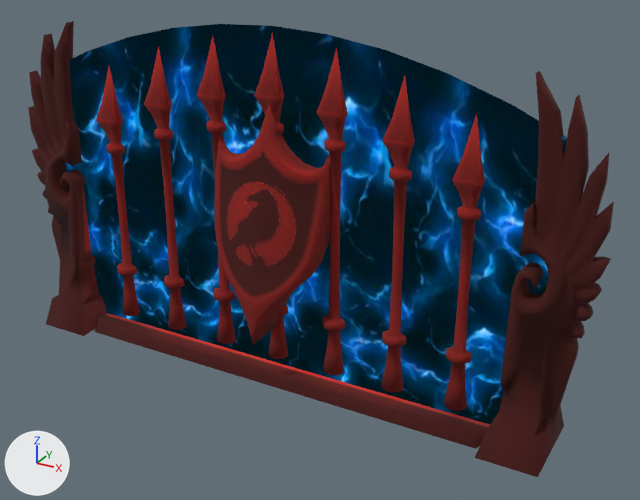
Before and after pictures for a commit that changed the glTF model 3d/mine-hantee/models/storm_building_kingscrest_ravencourt_gate_03_droite.glb.
Both versions are drawn from a 50 mm camera at (4.58, -7.38, 5.28) aimed at (0.47, 0.09, 1.55). Arrows for +X, +Y and +Z are at lower left; the lights stay in place. The first picture is the older version. Where no turn or scale is listed for an object, it has been applied to the vertices.
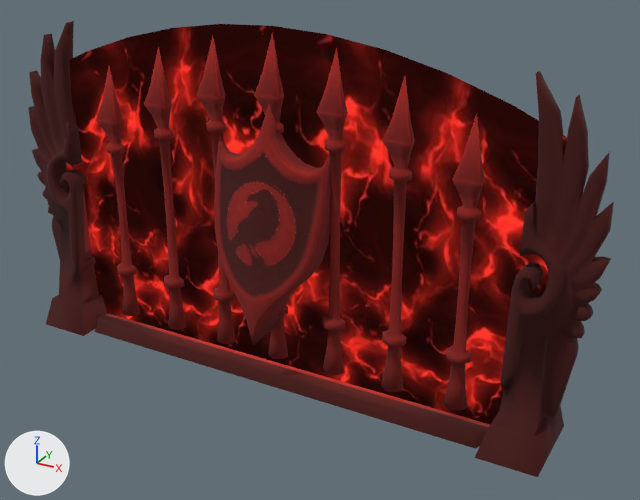
What changed in the scene script:
```text
Add img_energyringtileblue_f22d23_add_jpg:
    img_energyringtileblue_f22d23_add_jpg = load_image('energyringtileblue_f22d23_add.jpg', '../textures/energyringtileblue_f22d23_add.jpg', 256, 256, 'sRGB')
Change mat_material_1:
    where n5 = _N.new('ShaderNodeTexImage'); n5.name = 'Image Texture'
    n5.image: img_energyringtileblue_add_jpg -> img_energyringtileblue_f22d23_add_jpg
```

Boxes (x1, y1, x2, y2) around the edits, measured in the pictures (640 x 500 px):
'Mesh_0', surface changed (blue to red): (63, 24, 570, 426) in both
